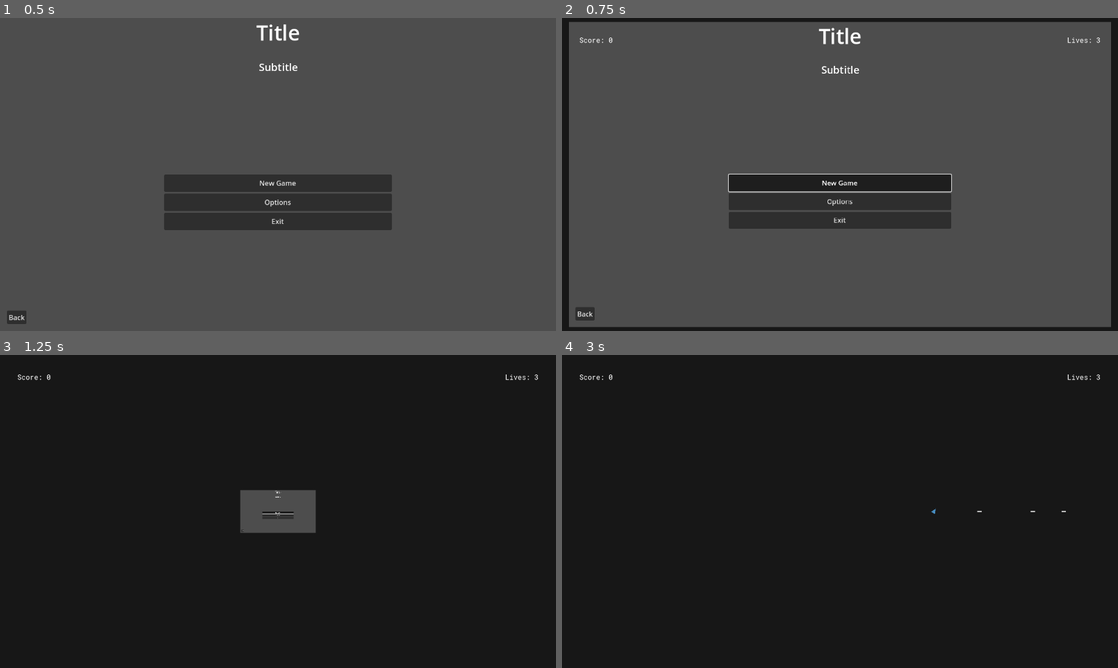
Above: before the commit, frames 1-4 (two rows, left to right).
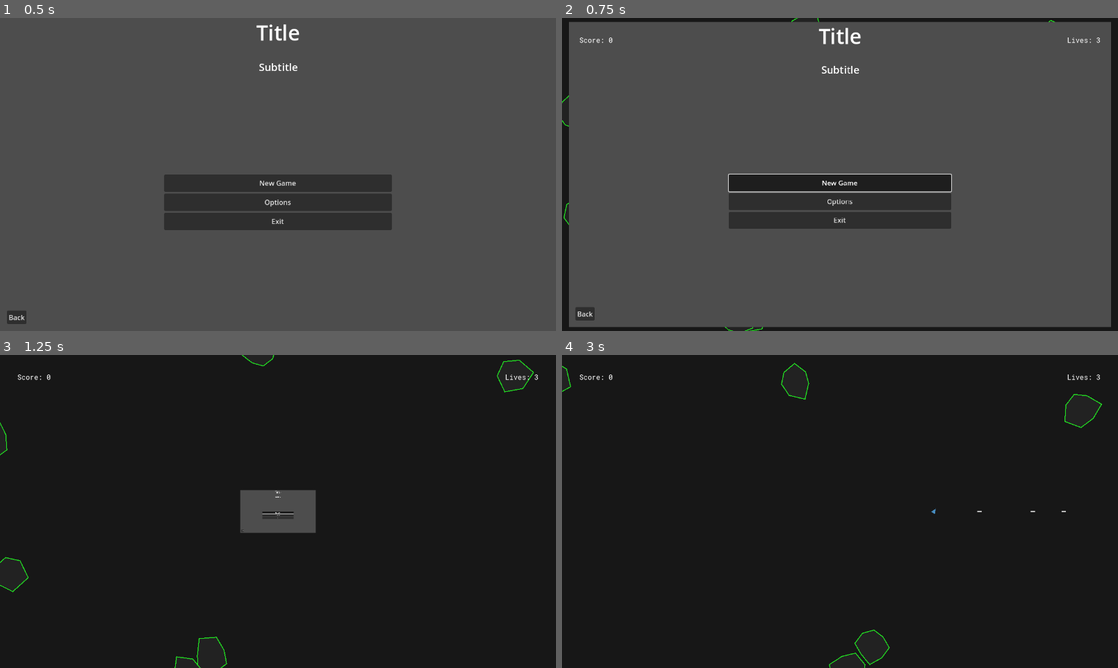
Above: after the commit, the same moments.

Repository: PlanetAriumGameStudio/movie-bluff-gameapp
Game: Godot game, scene res://scenes/menus/main_menu/main_menu.tscn
Same seed, same stepped clock (60 frames per second), same inputs: the game is played once before the commit and once after it.
Inputs (mouse positions are in pixels of both pictures, inside the frame that each line leads up to):
- Up to frame 1 (0.5 s): no input
- Up to frame 2 (0.75 s): click "New Game" at 0.5 s
- Up to frame 3 (1.25 s): no input
- Up to frame 4 (3 s): tap Enter (ui_accept) at 1.25, 1.52, 2.27 s; move the mouse to (812, 574) at 1.27 s; hold W (up) 1.28-2.78 s; click (812, 574) at 1.42 s; move the mouse to (1006, 558) at 2.02 s; move the mouse to (673, 464) at 2.77 s; hold Left (left) from 2.78 s (still down)

Frame 1 is identical in both runs. In frame 2, less than 0.1% of the frame differs, in the area x 0-89%, y 0-100%; in frame 3, 0.3%; in frame 4, 0.3%, in the area x 0-98%, y 2-100%.
Error before the commit: Parse Error: Preload file "res://scenes/asteroid.tscn" does not exist. (res://scripts/asteroids_manager.gd:7)

Commit message:
updated export

Diff:
--- a/scripts/asteroids_manager.gd
+++ b/scripts/asteroids_manager.gd
@@ -4,7 +4,7 @@
 signal player_scored
 signal level_cleared
 
-const asteroid_prefab:PackedScene = preload("res://scenes/asteroid.tscn")
+const asteroid_prefab:PackedScene = preload("res://scenes/game_scenes/asteroids/asteroid.tscn")
 
 @export var init_asteroid_count := 6
 @export var init_asteroid_size := 4
Not shown, changed: export/index.html
Not shown, changed: export/index.pck
